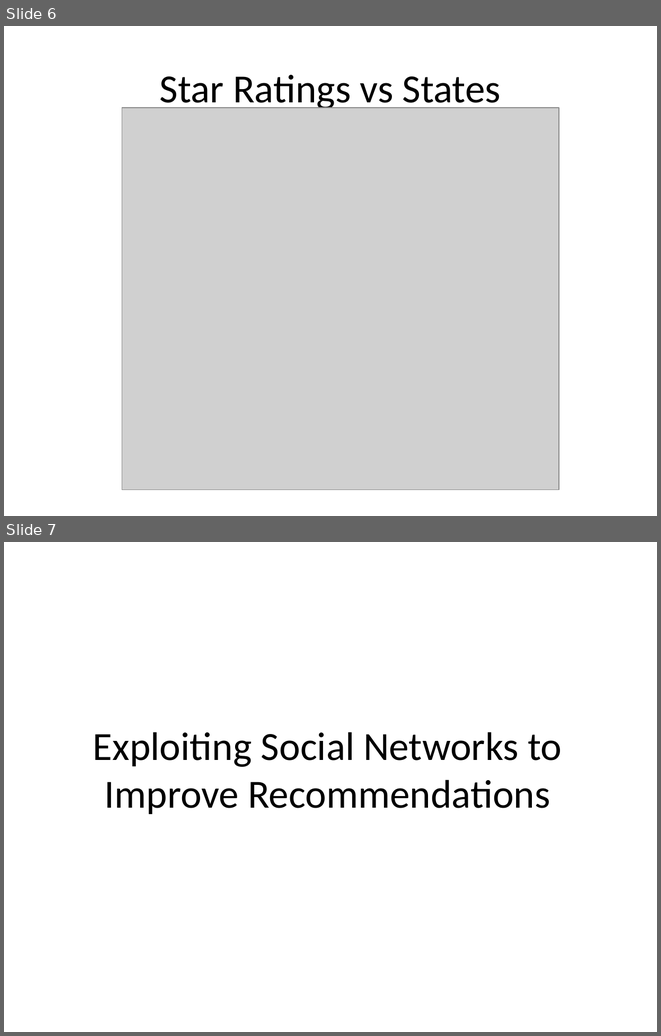
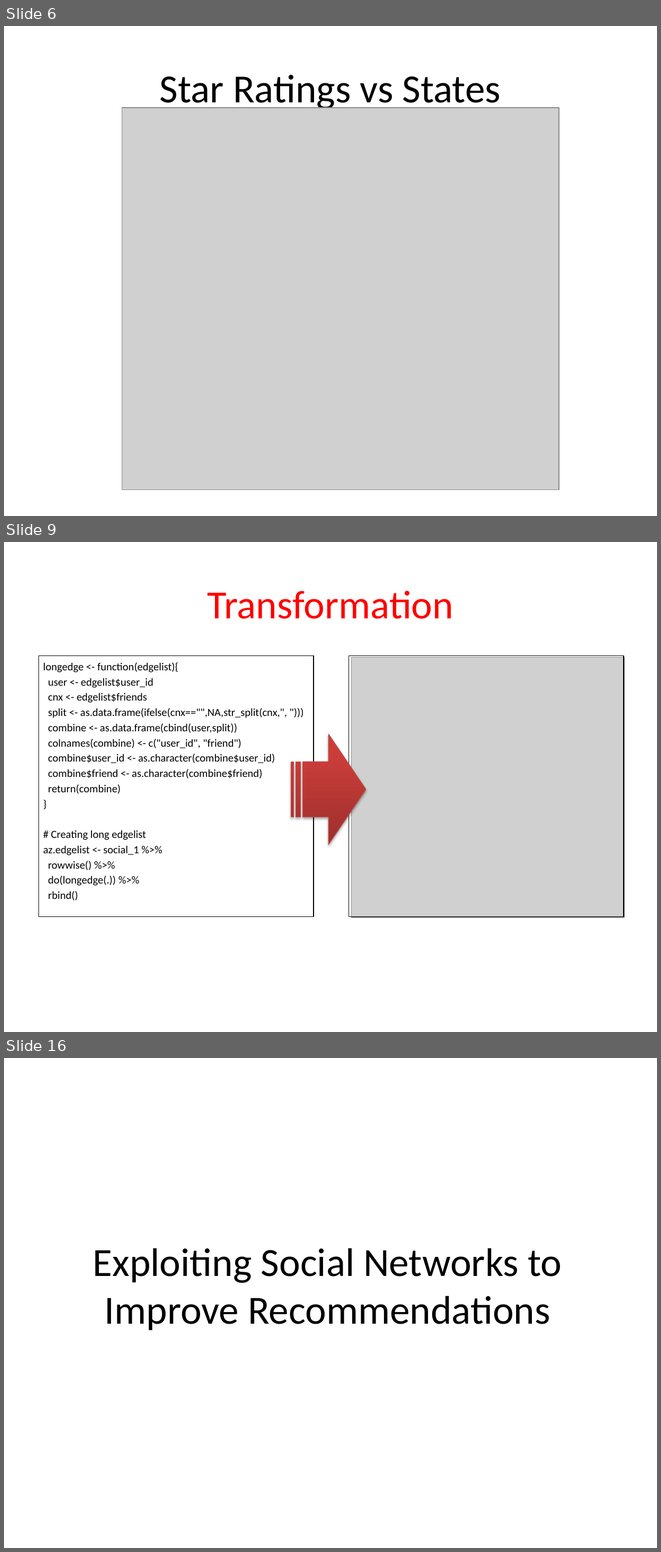
Before and after one commit to conan2014/ModelingSocialDataProject, a slide deck: Conan_Jeff_Presentation.pptx. Shown one above the other, each under a label of ours: slides 6 and 7 before the commit, slides 6, 9 and 16 after it; the slides between them are not shown. The pictures are 661x1036 and 661x1552 pixels, drawn with LibreOffice and Linux fonts; fonts in the diff are those of the drawing; grey boxes stand for pictures. Boxes give left, top, right and bottom in pixels: in the first picture for what was removed or moved away, otherwise in the second. Text is boxed around its words. In the diff, an @@ line names an element or a change of style, - is before the commit and + after.

```diff
--- a/Conan_Jeff_Presentation.pptx
+++ b/Conan_Jeff_Presentation.pptx
@@ slide 9 added at (x1=4, y1=542, x2=657, y2=1032), background #FFFFFF @@
@@ title added at (x1=207, y1=591, x2=453, y2=619), 44 pt, text #FF0000 @@
+Transformation
@@ table added at (x1=38, y1=655, x2=314, y2=916), 1 rows, 1 columns @@
+
@@ text added at (x1=43, y1=662, x2=287, y2=900), 12 pt, text #000000 @@
+longedge <- function(edgelist){
+user <- edgelist$user_id
+cnx <- edgelist$friends
+split <- as.data.frame(ifelse(cnx=="",NA,str_split(cnx,", ")))
+combine <- as.data.frame(cbind(user,split))
+colnames(combine) <- c("user_id", "friend")
+combine$user_id <- as.character(combine$user_id)
+combine$friend <- as.character(combine$friend)
+return(combine)
+}
+# Creating long edgelist
+az.edgelist <- social_1 %>%
+rowwise() %>%
+do(longedge(.)) %>%
+rbind()
@@ table added at (x1=348, y1=655, x2=624, y2=916), 1 rows, 1 columns @@
+
@@ picture added at (x1=351, y1=657, x2=624, y2=917) @@
@@ striped right arrow added at (x1=291, y1=734, x2=366, y2=844), fill gradient #9C2F2D to #CB3E3A to #CE3B37, outline #BF4C48 0.75 pt @@
@@ what was slide 7 is now slide 16 @@
```
Also in this commit, not shown: 8 other slides added, 2 other files.
